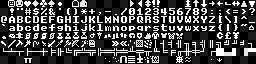
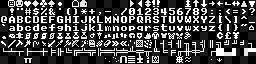
Comparing the layer stacks of the two 256×64 images. Changes:
painted on "Background" over 96, 32, 191, 60
